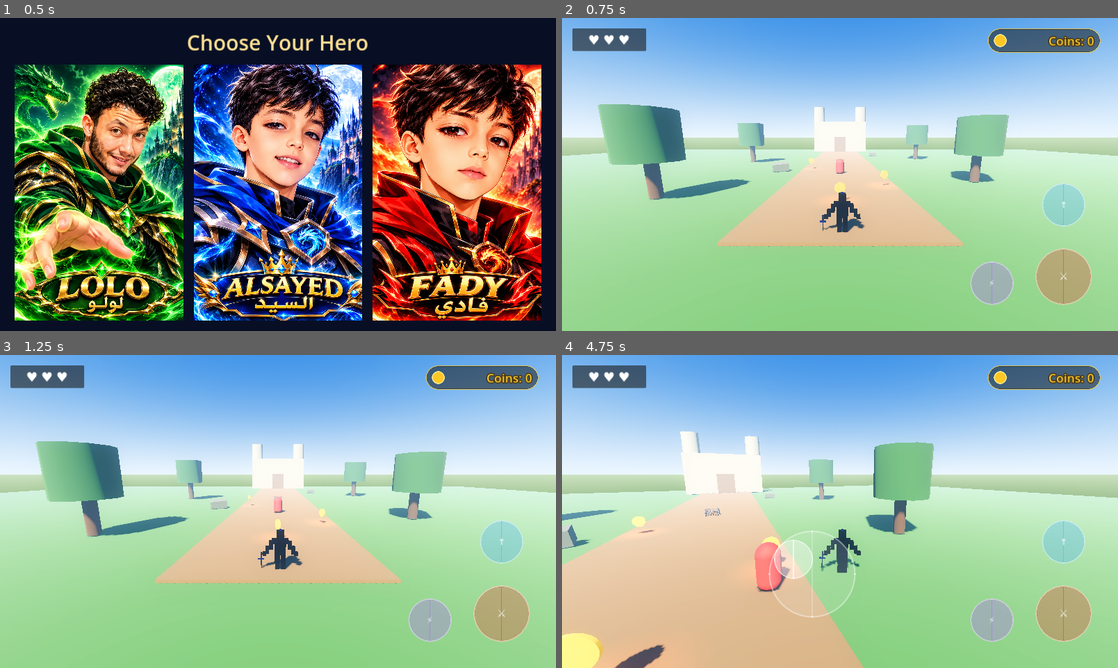
Above: before the commit, frames 1-4 (two rows, left to right).
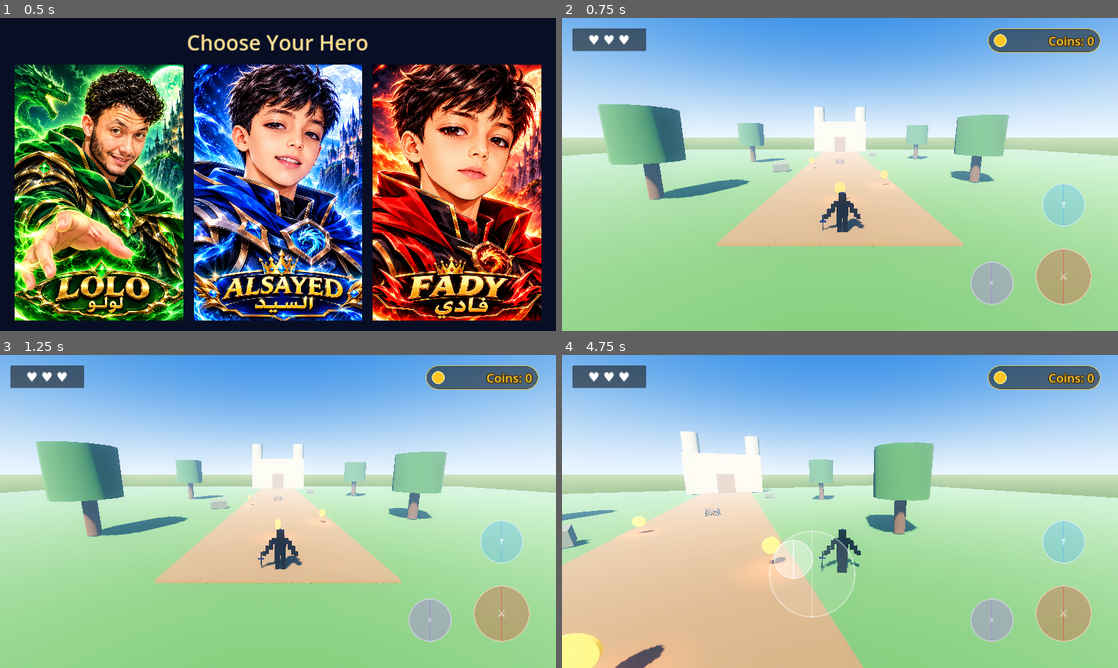
Above: after the commit, the same moments.

Repository: lolofadywaleed-hash/LostTreasureKingdom-Final
Game: Godot game, scene res://scenes/character_select.tscn
The game is run twice, just before and just after one commit, with the same random seed, the same clock (stepped at 60 frames per second) and the same inputs.
Inputs (mouse positions are in pixels of both pictures, inside the frame that each line leads up to):
- Up to frame 1 (0.5 s): no input
- Up to frame 2 (0.75 s): click (662, 193) at 0.5 s
- Up to frame 3 (1.25 s): no input
- Up to frame 4 (4.75 s): click "↑" at 1.25 s; move the mouse to (962, 495) at 2.02 s; hold D (move_right) 2.03-2.75 s; click (962, 495) at 2.17 s; tap Space (jump) at 2.27 s; drag from (728, 527) to (812, 574) at 2.77 s; move the mouse to (895, 442) at 3.52 s; hold D (move_right) 3.53-4.25 s; drag from (812, 574) to (673, 464) at 4.27 s

Frame 1 is identical in both runs. In frame 2, less than 0.1% of the frame differs, in the area x 49-52%, y 44-50%; in frame 3, less than 0.1%; in frame 4, 0.7%, in the area x 34-41%, y 59-76%.
Error after the commit: Parse Error: Identifier "ConeMesh" not declared in the current scope. (res://scripts/enemy.gd:80)

Commit message:
Replace placeholder enemy capsule with stylized low-poly demon and enable hit VFX

Diff:
--- a/scripts/enemy.gd
+++ b/scripts/enemy.gd
@@ -1,5 +1,6 @@
 extends CharacterBody3D
-## Lightweight mobile enemy AI. Uses direct steering and collision; no baked NavigationRegion is required.
+## Mobile fantasy enemy with a procedural low-poly silhouette.
+## Replace the generated visual with a licensed GLB later without changing its AI API.
 
 @export var move_speed: float = 2.2
 @export var gravity: float = 18.0
@@ -12,35 +13,134 @@
 var _health: int
 var _player: Node3D
 var _can_attack := true
+var _visual_root: Node3D
+var _visual_time := 0.0
+var _visual_base_y := 0.0
 
 
 func _ready() -> void:
 	add_to_group("enemies")
 	_health = max_health
-	if get_node_or_null("CollisionShape3D") == null:
-		var collision := CollisionShape3D.new()
-		var capsule := CapsuleShape3D.new()
-		capsule.radius = 0.42
-		capsule.height = 1.7
-		collision.shape = capsule
-		collision.position.y = 0.85
-		add_child(collision)
-	if get_node_or_null("Visual") == null:
-		var visual := MeshInstance3D.new()
-		visual.name = "Visual"
-		var mesh := CapsuleMesh.new()
-		mesh.radius = 0.42
-		mesh.height = 1.7
-		visual.mesh = mesh
-		visual.position.y = 0.85
-		var material := StandardMaterial3D.new()
-		material.albedo_color = Color(0.65, 0.12, 0.16)
-		material.roughness = 0.75
-		visual.material_override = material
-		add_child(visual)
+	_ensure_collision()
+	_build_enemy_visual()
+	_add_hit_vfx()
 	_player = get_tree().get_first_node_in_group("player") as Node3D
 	if _player == null:
 		_player = get_node_or_null("../Player") as Node3D
+
+
+func _ensure_collision() -> void:
+	var collision := get_node_or_null("CollisionShape3D") as CollisionShape3D
+	if collision == null:
+		collision = CollisionShape3D.new()
+		collision.name = "CollisionShape3D"
+		add_child(collision)
+	var capsule := CapsuleShape3D.new()
+	capsule.radius = 0.46
+	capsule.height = 2.15
+	collision.shape = capsule
+	collision.position = Vector3(0.0, 1.075, 0.0)
+
+
+func _build_enemy_visual() -> void:
+	var old_visual := get_node_or_null("Visual")
+	if old_visual != null:
+		old_visual.queue_free()
+	_visual_root = Node3D.new()
+	_visual_root.name = "Visual"
+	add_child(_visual_root)
+	_visual_base_y = 0.0
+
+	var armor := _make_material(Color(0.19, 0.055, 0.075), 0.22, 0.72)
+	var armor_light := _make_material(Color(0.38, 0.09, 0.11), 0.35, 0.55)
+	var horn_material := _make_material(Color(0.075, 0.055, 0.07), 0.05, 0.9)
+	var eye_material := _make_material(Color(1.0, 0.24, 0.035), 0.1, 0.25, Color(1.0, 0.12, 0.015), 2.5)
+	var trim := _make_material(Color(0.78, 0.39, 0.09), 0.7, 0.32)
+
+	var torso := CapsuleMesh.new()
+	torso.radius = 0.39
+	torso.height = 1.0
+	torso.radial_segments = 8
+	_add_part("Torso", torso, armor, Vector3(0, 1.12, 0))
+
+	var chest := SphereMesh.new()
+	chest.radius = 0.39
+	chest.height = 0.42
+	chest.radial_segments = 8
+	chest.rings = 4
+	_add_part("ChestPlate", chest, armor_light, Vector3(0, 1.27, -0.08), Vector3(0, 0, 0))
+
+	var head := SphereMesh.new()
+	head.radius = 0.32
+	head.height = 0.62
+	head.radial_segments = 8
+	head.rings = 5
+	_add_part("Head", head, armor, Vector3(0, 1.86, 0))
+
+	var horn := ConeMesh.new()
+	horn.bottom_radius = 0.13
+	horn.top_radius = 0.015
+	horn.height = 0.48
+	horn.radial_segments = 6
+	_add_part("LeftHorn", horn, horn_material, Vector3(-0.21, 2.22, 0.02), Vector3(0, 0, -0.28))
+	_add_part("RightHorn", horn, horn_material, Vector3(0.21, 2.22, 0.02), Vector3(0, 0, 0.28))
+
+	var eye := SphereMesh.new()
+	eye.radius = 0.055
+	eye.height = 0.09
+	eye.radial_segments = 8
+	eye.rings = 4
+	_add_part("LeftEye", eye, eye_material, Vector3(-0.115, 1.9, -0.285))
+	_add_part("RightEye", eye, eye_material, Vector3(0.115, 1.9, -0.285))
+
+	var arm := CapsuleMesh.new()
+	arm.radius = 0.14
+	arm.height = 0.72
+	arm.radial_segments = 7
+	_add_part("LeftArm", arm, armor, Vector3(-0.49, 1.13, 0), Vector3(0, 0, -0.42))
+	_add_part("RightArm", arm, armor, Vector3(0.49, 1.13, 0), Vector3(0, 0, 0.42))
+
+	var shoulder := SphereMesh.new()
+	shoulder.radius = 0.23
+	shoulder.height = 0.28
+	shoulder.radial_segments = 7
+	_add_part("LeftShoulder", shoulder, trim, Vector3(-0.43, 1.48, 0))
+	_add_part("RightShoulder", shoulder, trim, Vector3(0.43, 1.48, 0))
+
+	var leg := CapsuleMesh.new()
+	leg.radius = 0.16
+	leg.height = 0.68
+	leg.radial_segments = 7
+	_add_part("LeftLeg", leg, horn_material, Vector3(-0.21, 0.43, 0))
+	_add_part("RightLeg", leg, horn_material, Vector3(0.21, 0.43, 0))
+
+
+func _make_material(color: Color, metallic: float, roughness: float, emission: Color = Color.BLACK, emission_energy: float = 0.0) -> StandardMaterial3D:
+	var material := StandardMaterial3D.new()
+	material.albedo_color = color
+	material.metallic = metallic
+	material.roughness = roughness
+	if emission_energy > 0.0:
+		material.emission_enabled = true
+		material.emission = emission
+		material.emission_energy_multiplier = emission_energy
+	return material
+
+
+func _add_part(part_name: String, mesh: Mesh, material: Material, local_position: Vector3, local_rotation: Vector3 = Vector3.ZERO) -> void:
+	var part := MeshInstance3D.new()
+	part.name = part_name
+	part.mesh = mesh
+	part.material_override = material
+	part.position = local_position
+	part.rotation = local_rotation
+	_visual_root.add_child(part)
+
+
+func _process(delta: float) -> void:
+	_visual_time += delta
+	if is_instance_valid(_visual_root):
+		_visual_root.position.y = _visual_base_y + sin(_visual_time * 2.4) * 0.035
 
 
 func _physics_process(delta: float) -> void:
@@ -91,23 +191,19 @@
 	sparks.explosiveness = 1.0
 	sparks.emitting = false
 	sparks.position.y = 1.0
-	var process := ParticleProcessMaterial.new()
-	process.direction = Vector3(0.0, 1.0, 0.0)
-	process.spread = 180.0
-	process.initial_velocity_min = 1.2
-	process.initial_velocity_max = 3.0
-	process.gravity = Vector3(0.0, -5.0, 0.0)
-	process.scale_min = 0.045
-	process.scale_max = 0.11
-	sparks.process_material = process
+	var process_material := ParticleProcessMaterial.new()
+	process_material.direction = Vector3(0.0, 1.0, 0.0)
+	process_material.spread = 180.0
+	process_material.initial_velocity_min = 1.2
+	process_material.initial_velocity_max = 3.0
+	process_material.gravity = Vector3(0.0, -5.0, 0.0)
+	process_material.scale_min = 0.045
+	process_material.scale_max = 0.11
+	sparks.process_material = process_material
 	var spark_mesh := SphereMesh.new()
 	spark_mesh.radius = 0.06
 	spark_mesh.height = 0.12
-	var spark_material := StandardMaterial3D.new()
-	spark_material.albedo_color = Color(1.0, 0.48, 0.12, 1.0)
-	spark_material.emission_enabled = true
-	spark_material.emission = Color(1.0, 0.22, 0.04, 1.0)
-	spark_material.emission_energy_multiplier = 2.0
+	var spark_material := _make_material(Color(1.0, 0.48, 0.12), 0.0, 0.25, Color(1.0, 0.22, 0.04), 2.0)
 	spark_mesh.material = spark_material
 	sparks.draw_pass_1 = spark_mesh
 	add_child(sparks)
